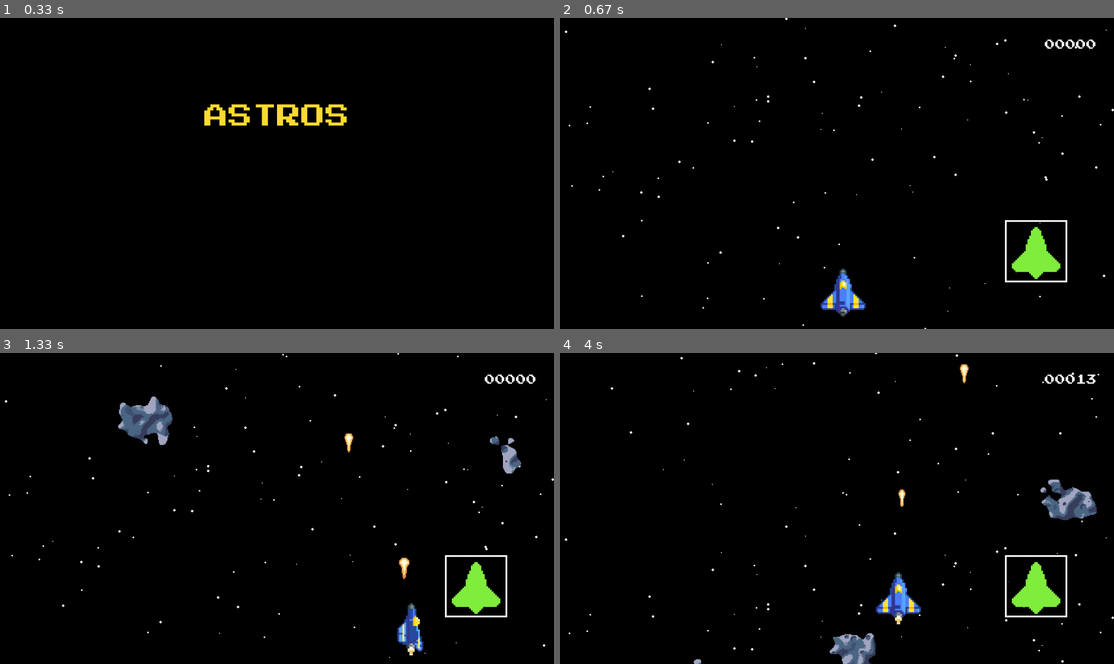
Above: before the commit, frames 1-4 (two rows, left to right).
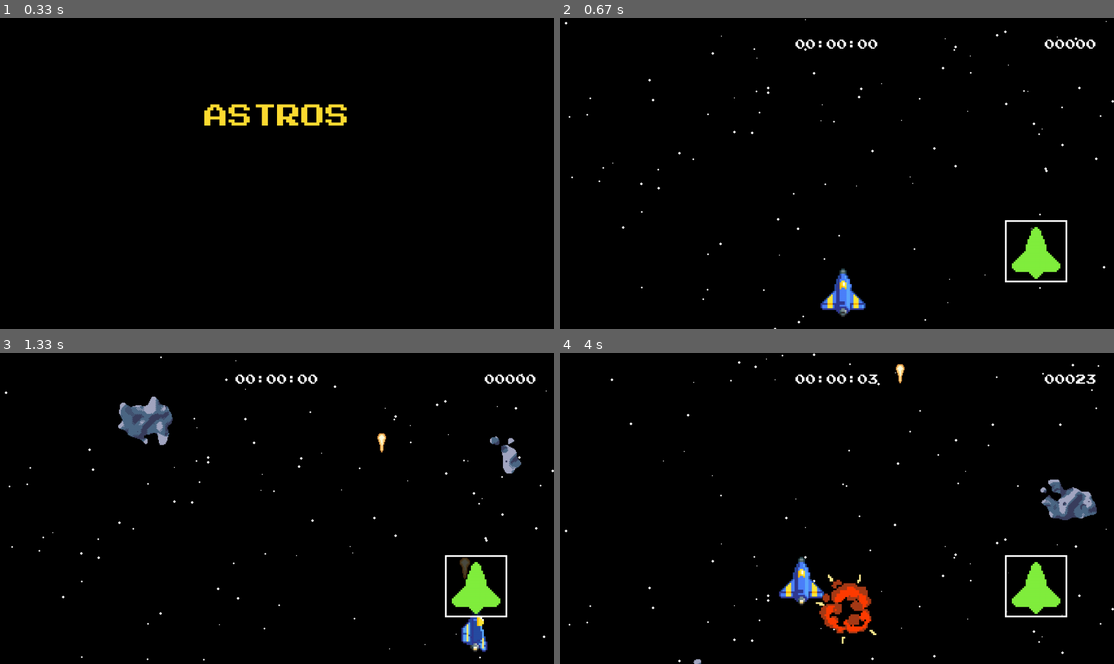
Above: after the commit, the same moments.

Repository: isGoodSoup/astros
Game: pygame game, started from main.py
The game is run twice, just before and just after one commit, with the same random seed, the same clock (stepped at 60 frames per second) and the same inputs.
Inputs:
- Up to frame 1 (0.33 s): no input
- Up to frame 2 (0.67 s): tap Enter at 0.33 s
- Up to frame 3 (1.33 s): hold Space 0.67-1.13 s; hold Right 0.67-1.13 s; hold Right from 1.17 s (still down); tap Space at 1.23 s
- Up to frame 4 (4 s): tap Space at 1.53, 1.73, 2.07, 2.37, 2.57, 2.87, 3.13, 3.47, 3.77, 3.9 s; release Right at 1.63 s; hold Up 1.67-1.97 s; hold Right 2-2.47 s; hold Left 2.5-3.03 s; hold Down 3.07-3.37 s; hold Left 3.4-3.8 s; hold Up from 3.83 s (still down)

Frame 1 is identical in both runs. In frame 2, 0.7% of the frame differs, in the area x 0-100%, y 0-100%; in frame 3, 1.9%; in frame 4, 3.8%.

Commit message:
update: increased ship velocity

Diff:
--- a/main.py
+++ b/main.py
@@ -32,6 +32,7 @@
         toggle_fullscreen()
 
     def run(self):
+        count = 0
         while self.running:
             for event in pg.event.get():
                 if event.type == pg.QUIT:
@@ -45,13 +46,16 @@
                         self.running = False
 
             self.screen.fill((0, 0, 0))
+
+            colors = ["WHITE", (0,0,0,0)]
+            count += 1
             title = self.game_font.render("ASTROS", True, (255, 220, 50))
-            start = self.text_font.render("Press Enter", True,"WHITE")
+            start = self.text_font.render("Press Enter", True, colors[count%2])
             title_y = 200
             self.screen.blit(title, (self.screen_size[0]//2 - title.get_width()//2, title_y))
-            self.screen.blit(start, (self.screen_size[0]//2 - start.get_width()//2, title_y + 600))
+            self.screen.blit(start,(self.screen_size[0] // 2 - start.get_width() // 2,title_y + 600))
             pg.display.update()
-            self.clock.tick(60)
+            self.clock.tick(2)
 
 class Game:
     def __init__(self, screen_size):
@@ -134,8 +138,13 @@
         self.debugging = False
         self.cursor = True
 
-    def run(self, running, clock, screen, screen_size,
-            game_font):
+        self.hours = 0
+        self.minutes = 0
+        self.seconds = 0
+        self.milliseconds = 0
+        self.stopwatch = None
+
+    def run(self, running, clock, screen, screen_size, font):
         while running:
             for event in pg.event.get():
                 if event.type == pg.QUIT:
@@ -345,8 +354,25 @@
             self.explosions.draw(screen)
 
             score_text = f"{self.score:05}"
-            text_surface = game_font.render(score_text, True, "WHITE")
+            text_surface = font.render(score_text, True, "WHITE")
             screen.blit(text_surface, [screen_size[0] - 160, 50])
+
+            if not self.game_over:
+                self.milliseconds += 1
+                if self.milliseconds >= 60:
+                    self.milliseconds = 0
+                    self.seconds += 1
+                    if self.seconds >= 60:
+                        self.seconds = 0
+                        self.minutes += 1
+                        if self.minutes >= 60:
+                            self.minutes = 0
+                            self.hours += 1
+
+            self.stopwatch = font.render(f"{self.hours:02}:"
+            f"{self.minutes:02}:{self.seconds:02}", True, "WHITE")
+            screen.blit(self.stopwatch, [screen_size[0]/2 -
+                                         self.stopwatch.get_width()/2, 50])
 
             total_frames = len(self.hud.frames) - 1
             if self.ship.hitpoints <= 0:
@@ -356,12 +382,12 @@
                 (self.ship.hitpoints * total_frames) // self.ship.max_hitpoints)
 
             self.hud.update(self.ship, hitpoints_frame, screen)
+
+            if self.game_over:
+                game_over = font.render("GAME OVER", True, "RED")
+                screen.blit(game_over,[screen_size[0] // 2, screen_size[1] // 2])
+
             pg.display.update()
-
-            if self.game_over:
-                game_over = game_font.render("GAME OVER", True, "RED")
-                screen.blit(game_over,[screen_size[0] // 2 - 150,
-                                       screen_size[1] // 2])
 
         pg.quit()
 
--- a/scripts/ship.py
+++ b/scripts/ship.py
@@ -12,7 +12,7 @@
         self.rect = self.image.get_rect(topleft=(x, y))
         self.hitbox = self.rect.inflate(self.rect.width * -0.6,
                                         self.rect.height * -0.6)
-        self.velocity = 8
+        self.velocity = 12
         self.direction = "idle"
         self.shooting = False
         self.moving = False
